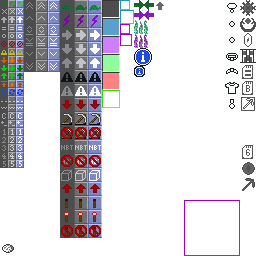
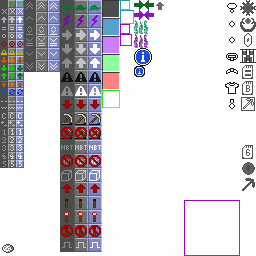
Layer changes from the first 256 × 256 image to the second:
painted on "Icons" over [62, 242, 100, 248]
painted on "Background" over [60, 238, 102, 252]
